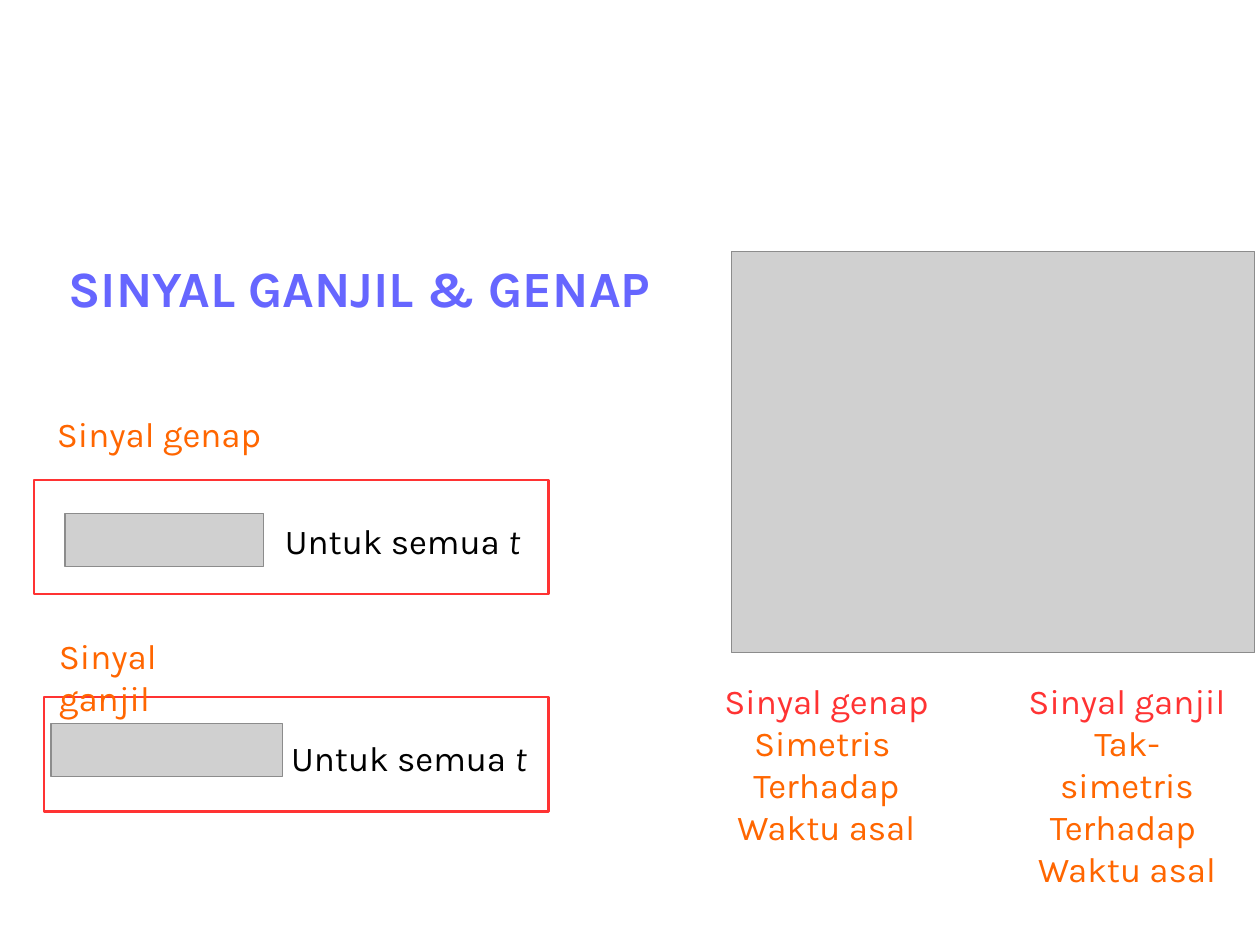
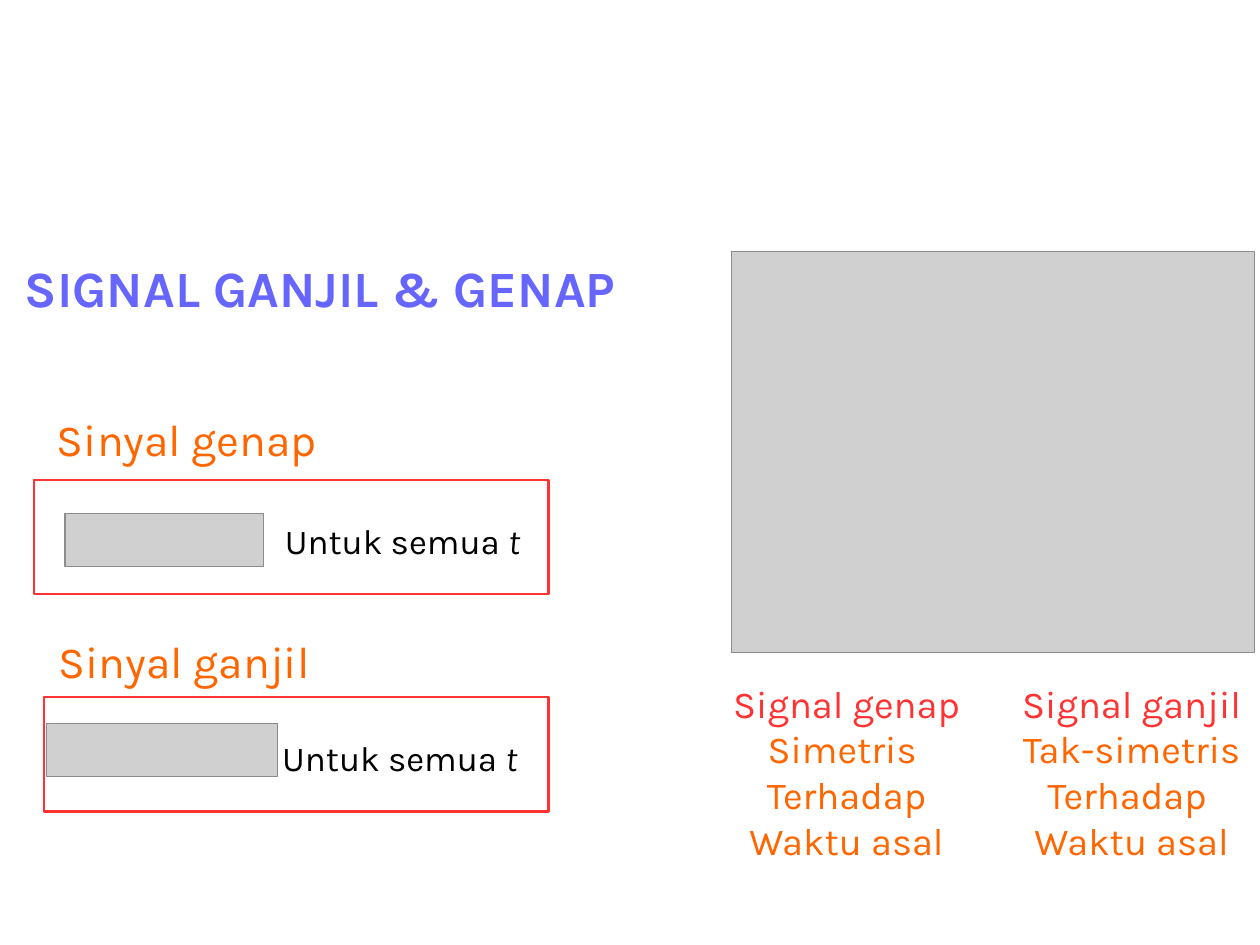
Before and after one commit to bagustris/sinyalsistem, a slide deck: slide 13 of slides/Lect1_SinyalSistem.odp. Drawn at 1260x945 pixels with LibreOffice and Linux fonts; fonts in the diff are those of the drawing; grey boxes stand for pictures; background and template pictures are left out. Boxes give left, top, right and bottom in pixels: in the first picture for what was removed or moved away, otherwise in the second. Text is boxed around its words. In the diff, an @@ line names an element or a change of style, - is before the commit and + after.

```diff
--- a/slides/Lect1_SinyalSistem.odp
+++ b/slides/Lect1_SinyalSistem.odp
@@ text at (25,273,615,308): text changed @@
-SINYAL GANJIL & GENAP
+SIGNAL GANJIL & GENAP
@@ text "Sinyal genap" at (57,425,317,467): size 22 to 28 pt @@
@@ text "Sinyal ganjil" at (59,647,310,689): size 22 to 28 pt @@
@@ text at (733,691,960,728): text changed; size 22 to 24 pt @@
-Sinyal genap
+Signal genap
@@ text at (1022,691,1241,728): text changed; size 22 to 24 pt @@
-Sinyal ganjil
+Signal ganjil
@@ picture: place and size @@
-picture at (51,724,282,776)
+picture at (47,724,278,776)
@@ text "Untuk semua t": place and size @@
-text "Untuk semua t" at (291,747,527,772)
+text "Untuk semua t" at (282,747,517,772)
@@ text at (749,736,944,856): size 22 to 24 pt in "Simetris", "Terhadap", "Waktu asal" @@
@@ text at (1023,736,1240,856): size 22 to 24 pt in "Tak-simetris", "Terhadap", "Waktu asal" @@
```
Also in this commit, not shown: 32 other slides changed, 6 slides added, 7 slides removed, 54 other files.
